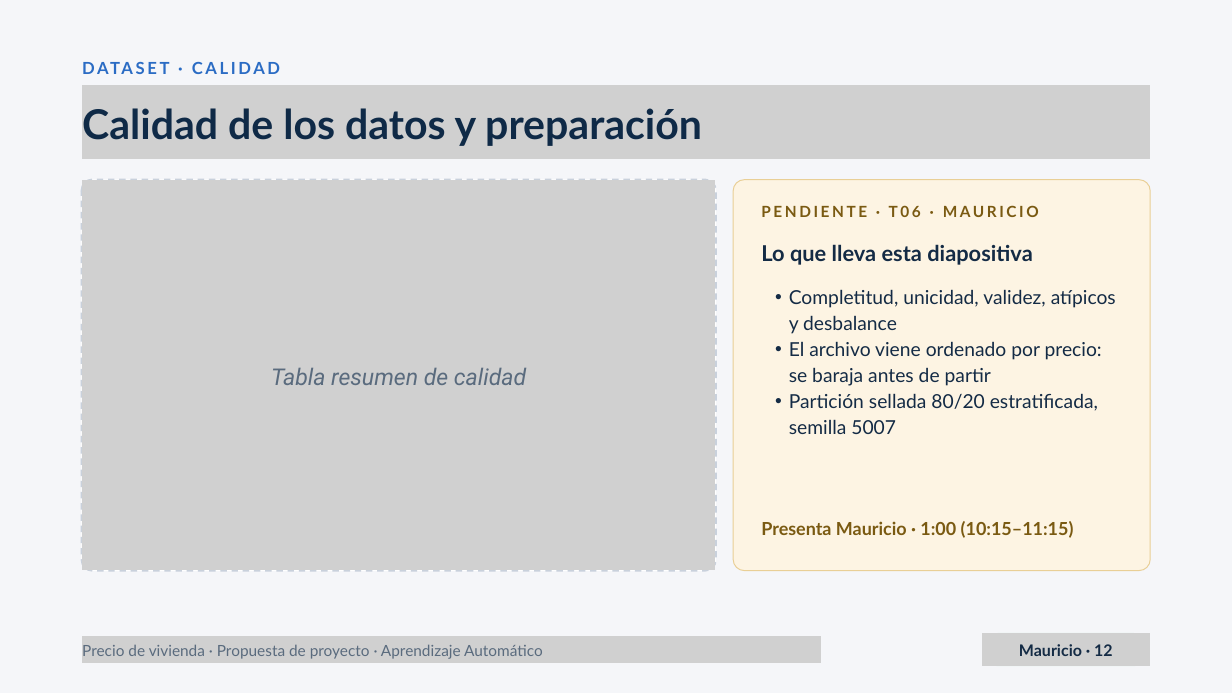
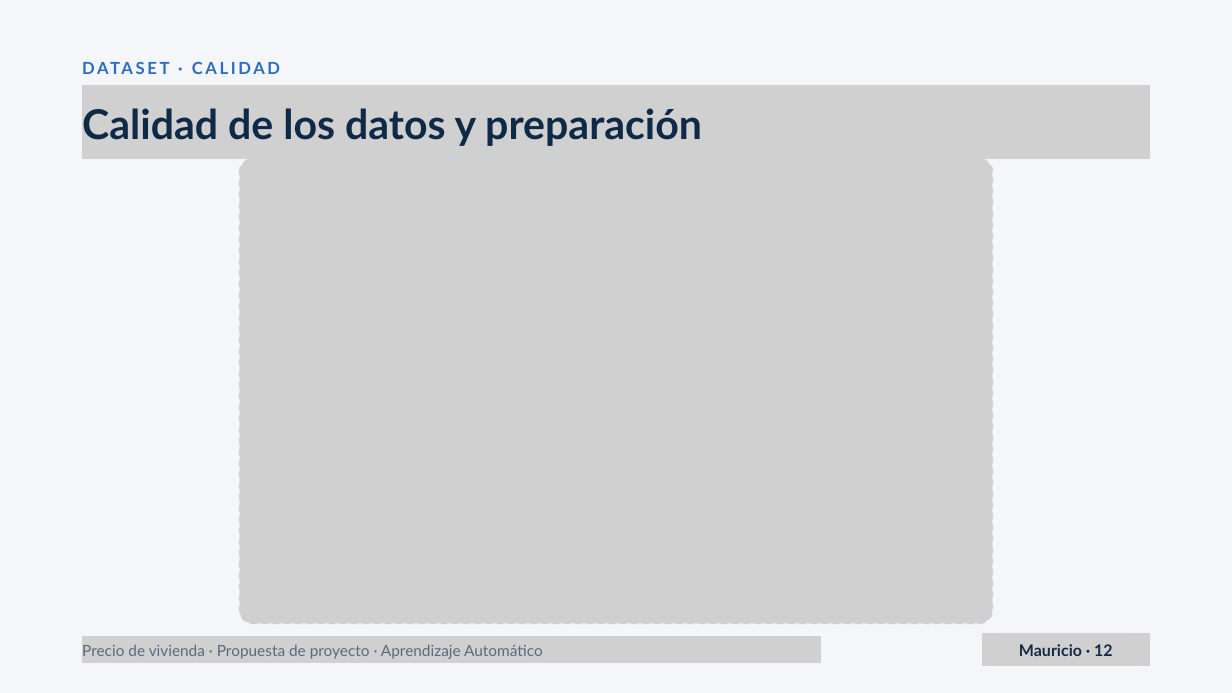
Before and after one commit to Juanm0331123/ml-precio-vivienda, a slide deck: slide 12 of docs/entregable_1/Propuesta_ML_Precio_Vivienda.pptx. Drawn at 1232x693 pixels with LibreOffice and Linux fonts; fonts in the diff are those of the drawing; grey boxes stand for pictures. Boxes give left, top, right and bottom in pixels: in the first picture for what was removed or moved away, otherwise in the second. Text is boxed around its words. In the diff, an @@ line names an element or a change of style, - is before the commit and + after.

Commit message:
T13: versión final de las diapositivas exportada desde Canva

```diff
--- a/docs/entregable_1/Propuesta_ML_Precio_Vivienda.pptx
+++ b/docs/entregable_1/Propuesta_ML_Precio_Vivienda.pptx
@@ freeform shape removed at (81, 179, 716, 571) @@
@@ picture added at (240, 159, 992, 623) @@
@@ picture removed at (82, 180, 715, 570) @@
@@ freeform shape removed at (733, 180, 1150, 571) @@
@@ text removed at (761, 205, 1039, 217) @@
-PENDIENTE · T06 · MAURICIO
@@ text removed at (761, 244, 1033, 265) @@
-Lo que lleva esta diapositiva
@@ text removed at (789, 289, 1116, 434) @@
-  • Completitud, unicidad, validez, atípicos y desbalance
-  • El archivo viene ordenado por precio: se baraja antes de partir
-  • Partición sellada 80/20 estratificada, semilla 5007
@@ text removed at (271, 368, 526, 385) @@
-Tabla resumen de calidad
@@ text removed at (761, 521, 1074, 538) @@
-Presenta Mauricio · 1:00 (10:15–11:15)
```
Also in this commit, not shown: 5 other slides changed, 3 slides added, 3 slides removed, 1 other file.
